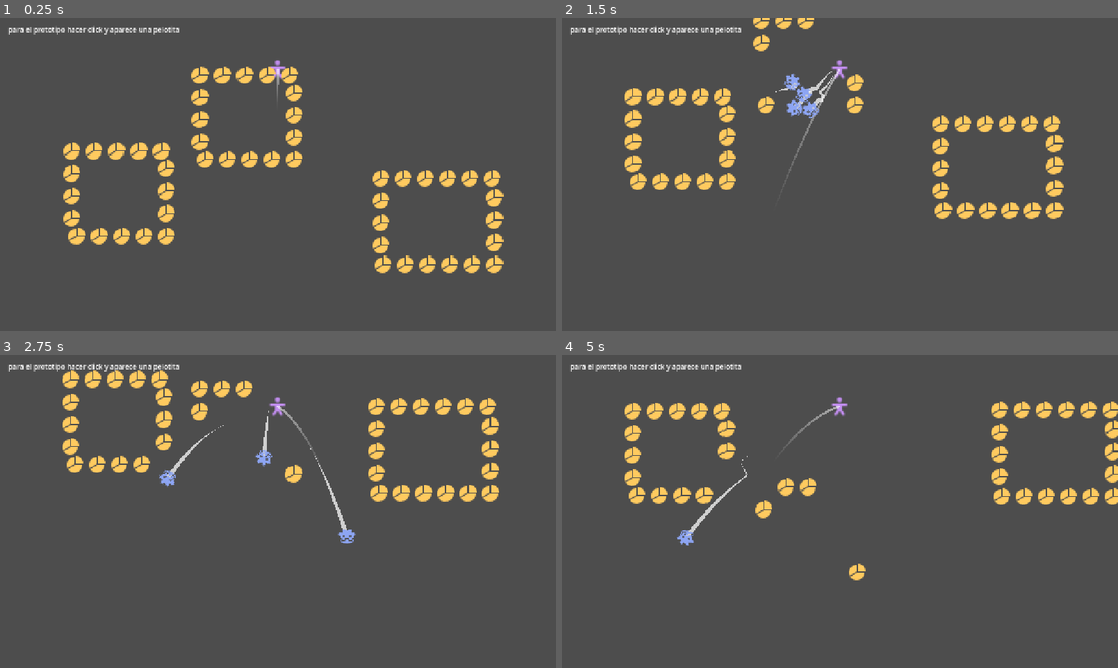
Above: before the commit, frames 1-4 (two rows, left to right).
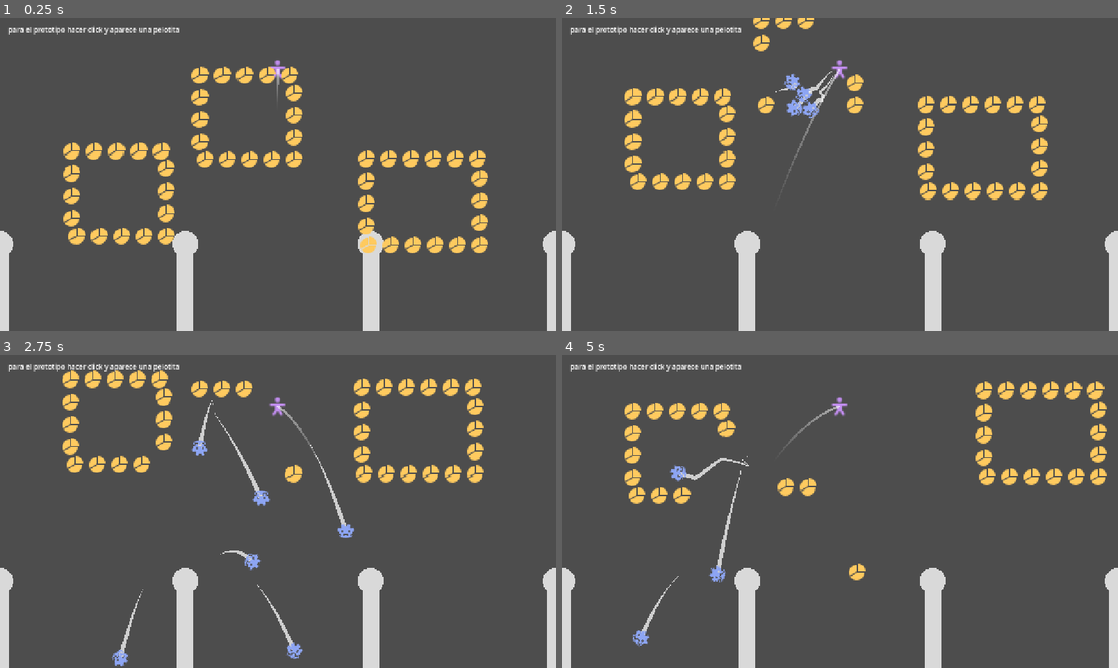
Above: after the commit, the same moments.

Repository: Markynico/LUJ-2026
Game: Godot game, scene res://escenas/prueba_escena.tscn
Same seed, same stepped clock (60 frames per second), same inputs: the game is played once before the commit and once after it. Sound files missing from this copy of the repository are replaced by a short silence.
Inputs (mouse positions are in pixels of both pictures, inside the frame that each line leads up to):
- Up to frame 1 (0.25 s): no input
- Up to frame 2 (1.5 s): tap Y at 0.5, 1.25 s; move the mouse to (962, 158) at 0.52 s; click (962, 158) at 0.6 s; drag from (728, 190) to (812, 237) at 1.27 s
- Up to frame 3 (2.75 s): tap Y at 2 s; move the mouse to (333, 442) at 2.02 s; click (333, 442) at 2.1 s
- Up to frame 4 (5 s): tap Y at 2.75, 3.5, 4.25 s; drag from (812, 574) to (673, 464) at 2.77 s; move the mouse to (1006, 558) at 3.52 s; click (1006, 558) at 3.6 s; drag from (673, 464) to (756, 433) at 4.27 s

The runs differ from the first frame. In frame 1, 6.9% of the frame differs, in the area x 0-100%, y 42-100%; in frame 2, 7.2%; in frame 3, 8.8%, in the area x 0-100%, y 7-100%; in frame 4, 8.4%.

Commit message:
divisiones pachinko

Diff:
--- a/luj-2026/escenas/bola_de_pelos.tscn
+++ b/luj-2026/escenas/bola_de_pelos.tscn
@@ -12,6 +12,7 @@
 [node name="BolaDePelos" type="RigidBody2D" unique_id=660631560 node_paths=PackedStringArray("audio", "estela_movimiento")]
 z_index = 1
 contact_monitor = true
+continuous_cd = 2
 max_contacts_reported = 2
 script = ExtResource("1_q2vq6")
 audio = NodePath("AudioRebote")
--- /dev/null
+++ b/luj-2026/escenas/componentes/divisiones_pachinko.tscn
@@ -0,0 +1,6 @@
+[gd_scene format=3 uid="uid://bxjt6h43758na"]
+
+[ext_resource type="Script" uid="uid://cubbu5rdfuirp" path="res://scripts/niveles/divisiones_pachinko.gd" id="1_divs"]
+
+[node name="DivisionesPachinko" type="Node2D"]
+script = ExtResource("1_divs")
--- /dev/null
+++ b/luj-2026/escenas/componentes/divisor.tscn
@@ -0,0 +1,27 @@
+[gd_scene format=3 uid="uid://cdivisor000a1"]
+
+[ext_resource type="Script" uid="uid://5k0577aqxfdg" path="res://scripts/niveles/divisor.gd" id="1_div"]
+
+[sub_resource type="RectangleShape2D" id="RectangleShape2D_pared"]
+resource_local_to_scene = true
+size = Vector2(40, 200)
+
+[sub_resource type="CircleShape2D" id="CircleShape2D_punta"]
+resource_local_to_scene = true
+radius = 30.0
+
+[node name="Divisor" type="StaticBody2D" unique_id=1662655621 node_paths=PackedStringArray("colision_pared", "colision_punta")]
+script = ExtResource("1_div")
+alto = 200.0
+ancho = 40.0
+radio_punta = 30.0
+colision_pared = NodePath("ColisionPared")
+colision_punta = NodePath("ColisionPunta")
+
+[node name="ColisionPared" type="CollisionShape2D" parent="." unique_id=1782782826]
+position = Vector2(0, -100)
+shape = SubResource("RectangleShape2D_pared")
+
+[node name="ColisionPunta" type="CollisionShape2D" parent="." unique_id=579995083]
+position = Vector2(0, -200)
+shape = SubResource("CircleShape2D_punta")
--- a/luj-2026/escenas/editor_de_niveles.tscn
+++ b/luj-2026/escenas/editor_de_niveles.tscn
@@ -1,10 +1,9 @@
 [gd_scene format=3 uid="uid://jimkk8u7orb2"]
 
 [ext_resource type="Script" uid="uid://bh3lxufik2p65" path="res://scripts/niveles/cargador_de_nivel.gd" id="1_carg"]
-[ext_resource type="Script" uid="uid://dcw0s4m8jmxet" path="res://scripts/niveles/movimiento_por_path.gd" id="3_awi8f"]
 [ext_resource type="PackedScene" uid="uid://cformarect0a1" path="res://escenas/componentes/forma_rectangulo.tscn" id="4_pevrx"]
-[ext_resource type="Script" uid="uid://1owd66s6mpge" path="res://scripts/niveles/forma_rectangulo.gd" id="5_k61t0"]
 [ext_resource type="PackedScene" uid="uid://ddjsjatakql7" path="res://escenas/componentes/recorrido.tscn" id="5_xrhlm"]
+[ext_resource type="PackedScene" uid="uid://bxjt6h43758na" path="res://escenas/componentes/divisiones_pachinko.tscn" id="7_divs"]
 
 [sub_resource type="Curve2D" id="Curve2D_pevrx"]
 _data = {
@@ -21,18 +20,14 @@
 [node name="EditorDeNiveles" type="Node2D" unique_id=925235971]
 script = ExtResource("1_carg")
 
-[node name="Recorrido" parent="." unique_id=280754748 node_paths=PackedStringArray("seguidor") instance=ExtResource("5_xrhlm")]
+[node name="Recorrido" parent="." unique_id=280754748 instance=ExtResource("5_xrhlm")]
 position = Vector2(273.12997, 429.81)
 curve = SubResource("Curve2D_pevrx")
-script = ExtResource("3_awi8f")
-seguidor = NodePath("Seguidor")
 
 [node name="Seguidor" parent="Recorrido" index="0"]
-rotates = false
 loop = false
 
-[node name="FormaRectangulo" type="Node2D" parent="Recorrido/Seguidor" index="0" unique_id=643326389 instance=ExtResource("4_pevrx")]
-script = ExtResource("5_k61t0")
+[node name="FormaRectangulo" parent="Recorrido/Seguidor" index="0" unique_id=643326389 instance=ExtResource("4_pevrx")]
 "tamaño" = Vector2(216.16003, 194.59497)
 
 [node name="Recorrido2" parent="." unique_id=778508862 instance=ExtResource("5_xrhlm")]
@@ -48,20 +43,20 @@
 [node name="FormaRectangulo" parent="Recorrido2/Seguidor" index="0" unique_id=986486089 instance=ExtResource("4_pevrx")]
 "tamaño" = Vector2(216.16003, 194.59497)
 
-[node name="@Path2D@130142" parent="." unique_id=784222684 node_paths=PackedStringArray("seguidor") instance=ExtResource("5_xrhlm")]
+[node name="Recorrido3" parent="." unique_id=784222684 instance=ExtResource("5_xrhlm")]
 position = Vector2(973.42847, 449.75647)
 curve = SubResource("Curve2D_k61t0")
-script = ExtResource("3_awi8f")
-seguidor = NodePath("Seguidor")
 
-[node name="Seguidor" parent="@Path2D@130142" index="0"]
-rotates = false
+[node name="Seguidor" parent="Recorrido3" index="0"]
 loop = false
 
-[node name="FormaRectangulo" type="Node2D" parent="@Path2D@130142/Seguidor" index="0" unique_id=762517866 instance=ExtResource("4_pevrx")]
-script = ExtResource("5_k61t0")
+[node name="FormaRectangulo" parent="Recorrido3/Seguidor" index="0" unique_id=762517866 instance=ExtResource("4_pevrx")]
 "tamaño" = Vector2(262.14, 198.83002)
+
+[node name="DivisionesPachinko" parent="." unique_id=631157151 instance=ExtResource("7_divs")]
+position = Vector2(0, 720)
+divisiones_intermedias = 3
 
 [editable path="Recorrido"]
 [editable path="Recorrido2"]
-[editable path="@Path2D@130142"]
+[editable path="Recorrido3"]
--- a/luj-2026/escenas/prueba_escena.tscn
+++ b/luj-2026/escenas/prueba_escena.tscn
@@ -2,7 +2,7 @@
 
 [ext_resource type="PackedScene" uid="uid://brhfmi38jresg" path="res://escenas/componentes/disparador_pelotita.tscn" id="2_jn8va"]
 [ext_resource type="Script" uid="uid://bh3lxufik2p65" path="res://scripts/niveles/cargador_de_nivel.gd" id="3_qjisj"]
-[ext_resource type="Resource" uid="uid://bbqc2tegc4ylc" path="res://niveles/prueba recorrido 2.tres" id="4_7oqg1"]
+[ext_resource type="Resource" uid="uid://dqestmncri4nu" path="res://niveles/prueba divisiones.tres" id="4_7oqg1"]
 [ext_resource type="PackedScene" uid="uid://dy3jqoayfdkwm" path="res://escenas/pelotita_estatica_prueba.tscn" id="4_qjisj"]
 
 [node name="PRUEBA_ESCENA" type="Node2D" unique_id=1045362644]
--- /dev/null
+++ b/luj-2026/niveles/prueba divisiones.tres
@@ -0,0 +1,46 @@
+[gd_resource type="Resource" script_class="NivelData" format=3 uid="uid://dqestmncri4nu"]
+
+[ext_resource type="Script" uid="uid://1owdr3bm0age" path="res://scripts/niveles/forma_data.gd" id="1_rsc8s"]
+[ext_resource type="Script" uid="uid://4yxin8siliwu" path="res://scripts/niveles/nivel_data.gd" id="2_81l6b"]
+
+[sub_resource type="Curve2D" id="Curve2D_rsc8s"]
+_data = {
+"points": PackedVector2Array(0, 0, 0, 0, 0, 0, 0, 0, 0, 0, -6.1299744, -350.81)
+}
+point_count = 2
+
+[sub_resource type="Resource" id="Resource_81l6b"]
+script = ExtResource("1_rsc8s")
+"tamaño" = Vector2(216.16003, 194.59497)
+recorrido = SubResource("Curve2D_rsc8s")
+posicion_recorrido = Vector2(273.12997, 429.81)
+
+[sub_resource type="Curve2D" id="Curve2D_181ta"]
+_data = {
+"points": PackedVector2Array(0, 0, 0, 0, 0, 0, 0, 0, 0, 0, -6.1299744, -350.81)
+}
+point_count = 2
+
+[sub_resource type="Resource" id="Resource_1b6l2"]
+script = ExtResource("1_rsc8s")
+"tamaño" = Vector2(216.16003, 194.59497)
+recorrido = SubResource("Curve2D_181ta")
+posicion_recorrido = Vector2(571, 429.81)
+progreso_inicial = 50.0
+
+[sub_resource type="Curve2D" id="Curve2D_ku6fx"]
+_data = {
+"points": PackedVector2Array(0, 0, 0, 0, 0, 0, 0, 0, 0, 0, -13.599976, -339.94, 0, 0, 0, 0, 157.40002, -252.94, 0, 0, 0, 0, 59.400024, -167.94)
+}
+point_count = 4
+
+[sub_resource type="Resource" id="Resource_k7p3k"]
+script = ExtResource("1_rsc8s")
+"tamaño" = Vector2(262.14, 198.83002)
+recorrido = SubResource("Curve2D_ku6fx")
+posicion_recorrido = Vector2(973.42847, 449.75647)
+
+[resource]
+script = ExtResource("2_81l6b")
+nombre = "prueba divisiones"
+formas = Array[ExtResource("1_rsc8s")]([SubResource("Resource_81l6b"), SubResource("Resource_1b6l2"), SubResource("Resource_k7p3k")])
--- a/luj-2026/scripts/niveles/cargador_de_nivel.gd
+++ b/luj-2026/scripts/niveles/cargador_de_nivel.gd
@@ -19,6 +19,8 @@
 }
 ##escena que envuelve a una forma para moverla por un recorrido
 @export var escena_recorrido : PackedScene = preload("uid://crecorrido00a1")
+##escena con los divisores de la parte de abajo
+@export var escena_divisiones : PackedScene = preload("uid://cdivisiones0a1")
 
 
 func _ready() -> void:
@@ -34,6 +36,7 @@
 	limpiar_formas_sin_duenio()
 	if nivel:
 		instanciar_formas(nivel)
+		aplicar_divisiones(nivel)
 
 
 func es_raiz_editada() -> bool:
@@ -76,6 +79,24 @@
 func construir_nivel(datos_nivel : NivelData, duenio : Node = null) -> void:
 	limpiar_formas()
 	instanciar_formas(datos_nivel, duenio)
+	aplicar_divisiones(datos_nivel)
+
+
+func obtener_divisiones() -> DivisionesPachinko:
+	for hijo in get_children():
+		if hijo is DivisionesPachinko:
+			return hijo
+	return null
+
+
+func aplicar_divisiones(datos_nivel : NivelData) -> void:
+	var divisiones := obtener_divisiones()
+	if not divisiones:
+		divisiones = escena_divisiones.instantiate()
+		add_child(divisiones, true)
+	divisiones.divisiones_intermedias = datos_nivel.divisiones_intermedias
+	divisiones.position = datos_nivel.posicion_divisiones
+	divisiones.ancho_total = datos_nivel.ancho_divisiones
 
 
 func instanciar_formas(datos_nivel : NivelData, duenio : Node = null) -> void:
@@ -88,7 +109,7 @@
 
 func crear_forma(tipo : String, duenio : Node = null) -> Node2D:
 	var forma : Node2D = escenas_formas[tipo].instantiate()
-	add_child(forma)
+	add_child(forma, true)
 	if duenio:
 		forma.owner = duenio
 	return forma
@@ -98,7 +119,7 @@
 	var recorrido : MovimientoPorPath = escena_recorrido.instantiate()
 	var posicion_global := forma.global_position
 	forma.get_parent().remove_child(forma)
-	add_child(recorrido)
+	add_child(recorrido, true)
 	recorrido.global_position = posicion_global
 	recorrido.seguidor.add_child(forma)
 	forma.position = Vector2.ZERO
@@ -115,7 +136,7 @@
 	recorrido.seguidor.remove_child(forma)
 	remove_child(recorrido)
 	recorrido.queue_free()
-	add_child(forma)
+	add_child(forma, true)
 	forma.global_position = posicion_global
 	if duenio:
 		forma.owner = duenio
@@ -134,4 +155,9 @@
 	datos_nivel.nombre = nombre
 	for raiz in obtener_raices_de_formas():
 		datos_nivel.formas.append(raiz.obtener_datos())
+	var divisiones := obtener_divisiones()
+	if divisiones:
+		datos_nivel.divisiones_intermedias = divisiones.divisiones_intermedias
+		datos_nivel.posicion_divisiones = divisiones.position
+		datos_nivel.ancho_divisiones = divisiones.ancho_total
 	return datos_nivel
--- /dev/null
+++ b/luj-2026/scripts/niveles/divisiones_pachinko.gd
@@ -0,0 +1,51 @@
+@tool
+class_name DivisionesPachinko
+extends Node2D
+
+##cantidad de divisores entre los dos de los costados
+@export_range(0, 20, 1) var divisiones_intermedias : int = 2:
+	set(valor):
+		divisiones_intermedias = valor
+		pedir_regenerar()
+##distancia entre el primer y el ultimo divisor
+@export var ancho_total : float = 1280.0:
+	set(valor):
+		ancho_total = max(valor, 1.0)
+		pedir_regenerar()
+@export var escena_divisor : PackedScene = preload("uid://cdivisor000a1"):
+	set(valor):
+		if escena_divisor and escena_divisor.changed.is_connected(pedir_regenerar):
+			escena_divisor.changed.disconnect(pedir_regenerar)
+		escena_divisor = valor
+		if escena_divisor:
+			escena_divisor.changed.connect(pedir_regenerar)
+		pedir_regenerar()
+
+var regeneracion_pendiente : bool = false
+
+
+func _ready() -> void:
+	if escena_divisor and not escena_divisor.changed.is_connected(pedir_regenerar):
+		escena_divisor.changed.connect(pedir_regenerar)
+	regenerar()
+
+
+func pedir_regenerar() -> void:
+	if regeneracion_pendiente or not is_inside_tree():
+		return
+	regeneracion_pendiente = true
+	regenerar.call_deferred()
+
+
+func regenerar() -> void:
+	regeneracion_pendiente = false
+	for hijo in get_children():
+		remove_child(hijo)
+		hijo.queue_free()
+	if not escena_divisor:
+		return
+	var cantidad := divisiones_intermedias + 2
+	for i in cantidad:
+		var divisor := escena_divisor.instantiate()
+		divisor.position = Vector2(ancho_total * i / (cantidad - 1), 0)
+		add_child(divisor)
--- /dev/null
+++ b/luj-2026/scripts/niveles/divisor.gd
@@ -0,0 +1,46 @@
+@tool
+class_name Divisor
+extends StaticBody2D
+
+##alto de la pared en pixeles
+@export var alto : float = 150.0:
+	set(valor):
+		alto = max(valor, 1.0)
+		actualizar_formas()
+##ancho de la pared en pixeles
+@export var ancho : float = 20.0:
+	set(valor):
+		ancho = max(valor, 1.0)
+		actualizar_formas()
+##radio del circulo de la punta, por defecto acompaña al ancho
+@export var radio_punta : float = 10.0:
+	set(valor):
+		radio_punta = max(valor, 1.0)
+		actualizar_formas()
+@export var color : Color = Color(0.85, 0.85, 0.85):
+	set(valor):
+		color = valor
+		queue_redraw()
+@export var colision_pared : CollisionShape2D
+@export var colision_punta : CollisionShape2D
+
+
+func _ready() -> void:
+	actualizar_formas()
+
+
+func actualizar_formas() -> void:
+	if not colision_pared or not colision_punta:
+		return
+	var forma_pared : RectangleShape2D = colision_pared.shape
+	forma_pared.size = Vector2(ancho, alto)
+	colision_pared.position = Vector2(0, -alto * 0.5)
+	var forma_punta : CircleShape2D = colision_punta.shape
+	forma_punta.radius = radio_punta
+	colision_punta.position = Vector2(0, -alto)
+	queue_redraw()
+
+
+func _draw() -> void:
+	draw_rect(Rect2(-ancho * 0.5, -alto, ancho, alto), color)
+	draw_circle(Vector2(0, -alto), radio_punta, color)
--- a/luj-2026/scripts/niveles/generador_de_ovillos.gd
+++ b/luj-2026/scripts/niveles/generador_de_ovillos.gd
@@ -11,6 +11,8 @@
 
 
 func _ready() -> void:
+	if Engine.is_editor_hint() and escena_spawn and not escena_spawn.changed.is_connected(pedir_regenerar):
+		escena_spawn.changed.connect(pedir_regenerar)
 	set_as_top_level(true)
 	if not forma:
 		forma = get_parent() as Node2D
--- a/luj-2026/scripts/niveles/movimiento_por_path.gd
+++ b/luj-2026/scripts/niveles/movimiento_por_path.gd
@@ -84,7 +84,8 @@
 		return
 	seguidor.loop = bucle and not ida_y_vuelta
 	seguidor.rotates = rotar_con_el_path
-	seguidor.progress_ratio = progreso_inicial / 100.0
+	if obtener_curva().get_baked_length() > 0.0:
+		seguidor.progress_ratio = progreso_inicial / 100.0
 
 
 func obtener_forma() -> Node2D:
--- a/luj-2026/scripts/niveles/nivel_data.gd
+++ b/luj-2026/scripts/niveles/nivel_data.gd
@@ -3,3 +3,7 @@
 
 @export var nombre : String = "nivel"
 @export var formas : Array[FormaData] = []
+##cantidad de divisores entre los dos de los costados en la parte de abajo
+@export_range(0, 20, 1) var divisiones_intermedias : int = 2
+@export var posicion_divisiones : Vector2 = Vector2(0, 720)
+@export var ancho_divisiones : float = 1280.0
Not shown: 1 places in luj-2026/escenas/componentes/forma_rectangulo.tscn that only renumber resources
Not shown, added: luj-2026/scripts/niveles/divisiones_pachinko.gd.uid
Not shown, added: luj-2026/scripts/niveles/divisor.gd.uid
Not shown, changed: luj-2026/scripts/niveles/forma_rectangulo.gd.uid
